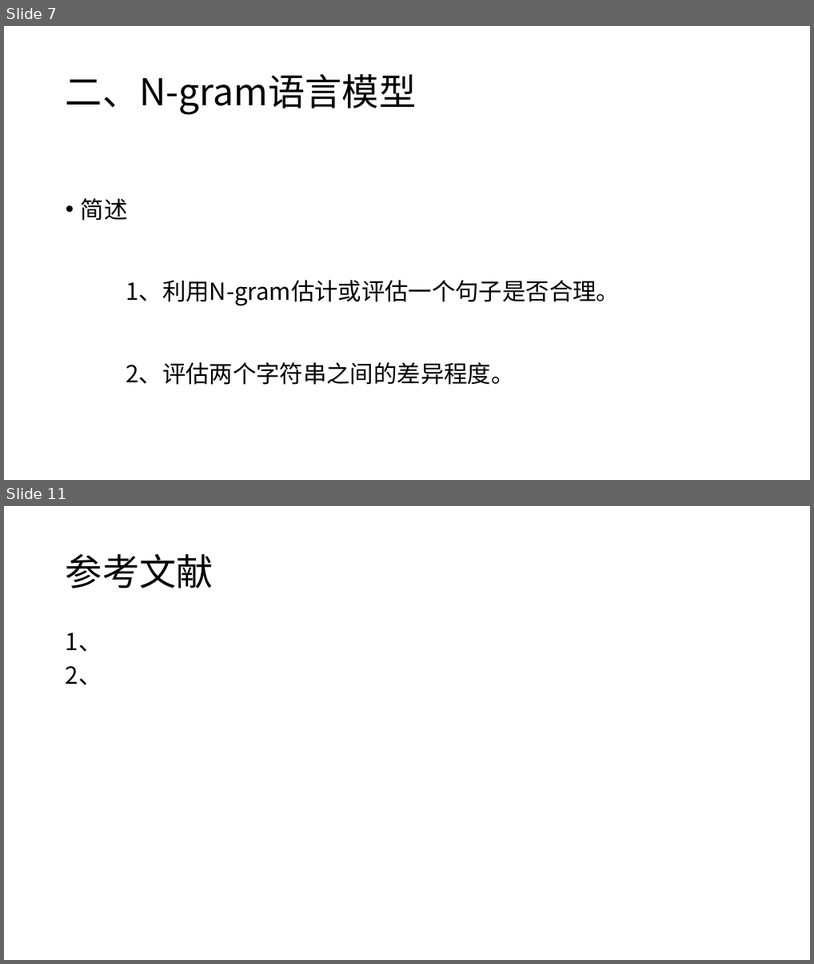
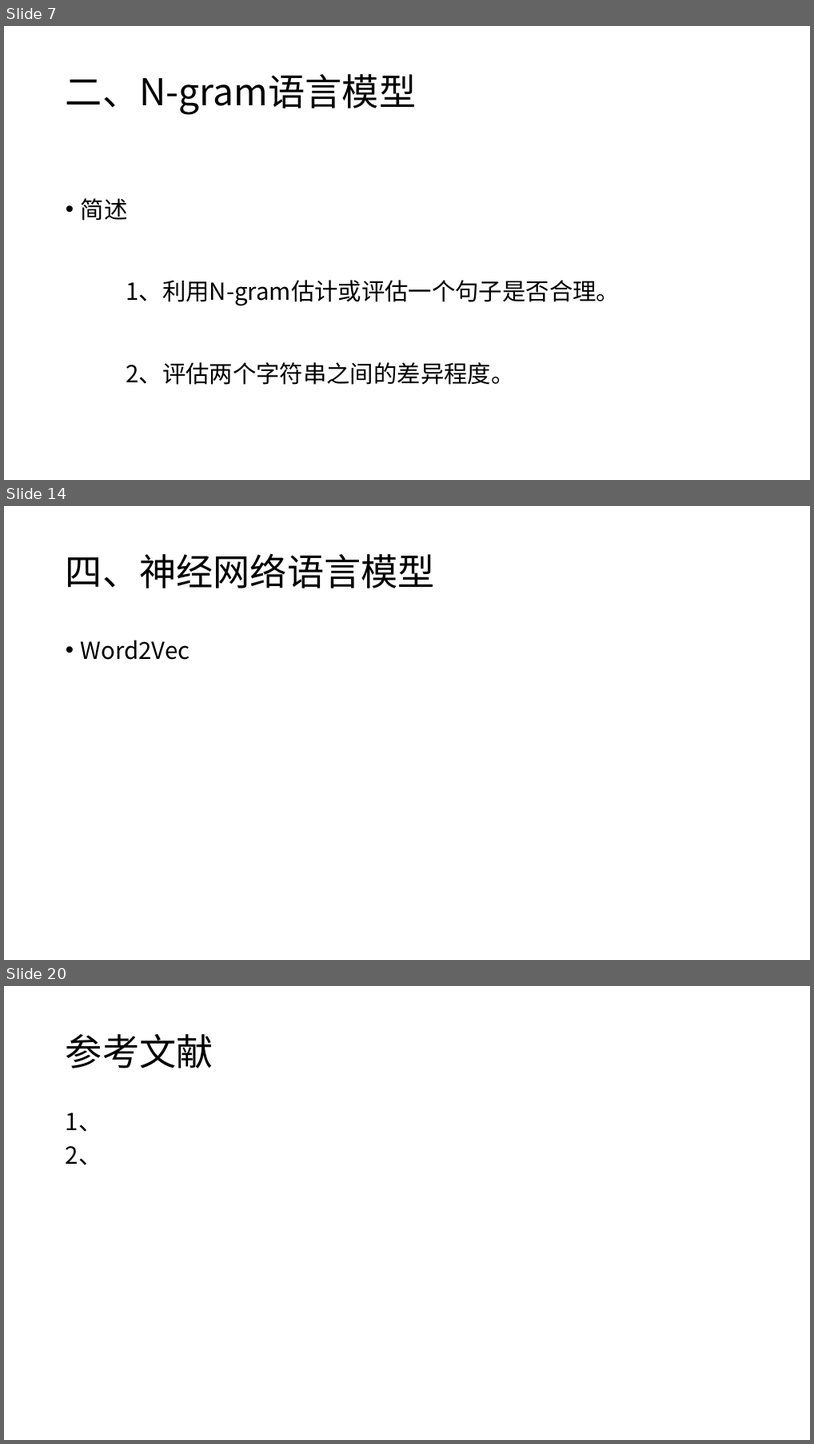
Before and after one commit to charlesXu86/Chatbot_CN, a slide deck: Chatbot_Doc/课程/NLP-4-语言模型.pptx. Shown one above the other, each under a label of ours: slides 7 and 11 before the commit, slides 7, 14 and 20 after it; the slides between them are not shown. The pictures are 814x964 and 814x1444 pixels, drawn with LibreOffice and Linux fonts; fonts in the diff are those of the drawing. Boxes give left, top, right and bottom in pixels: in the first picture for what was removed or moved away, otherwise in the second. Text is boxed around its words. In the diff, an @@ line names an element or a change of style, - is before the commit and + after.

Commit message:
语言模型

```diff
--- a/Chatbot_Doc/课程/NLP-4-语言模型.pptx
+++ b/Chatbot_Doc/课程/NLP-4-语言模型.pptx
@@ slide 14 added at [4, 506, 810, 960], background #FFFFFF @@
@@ title added at [66, 553, 435, 588], 44 pt, text #000000 @@
+四、神经网络语言模型
@@ text added at [81, 640, 190, 660], 28 pt, text #000000 @@
+• Word2Vec
@@ what was slide 11 is now slide 20 @@
```
Also in this commit, not shown: 4 slides changed, 8 other slides added.
